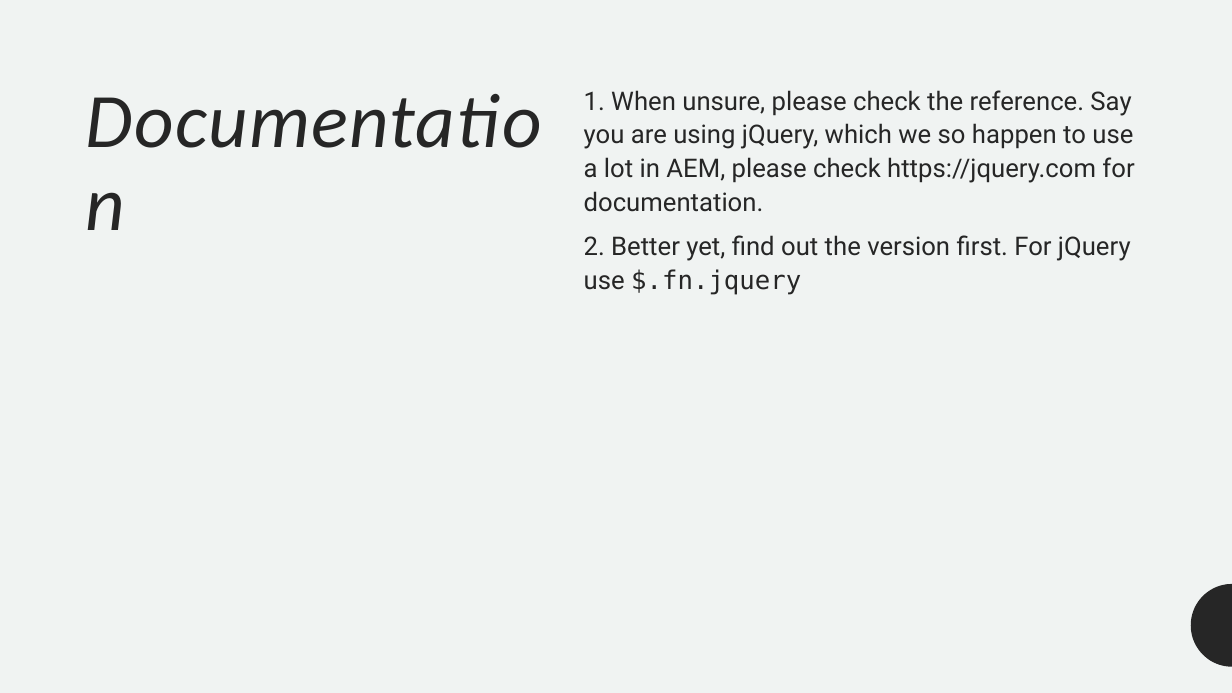
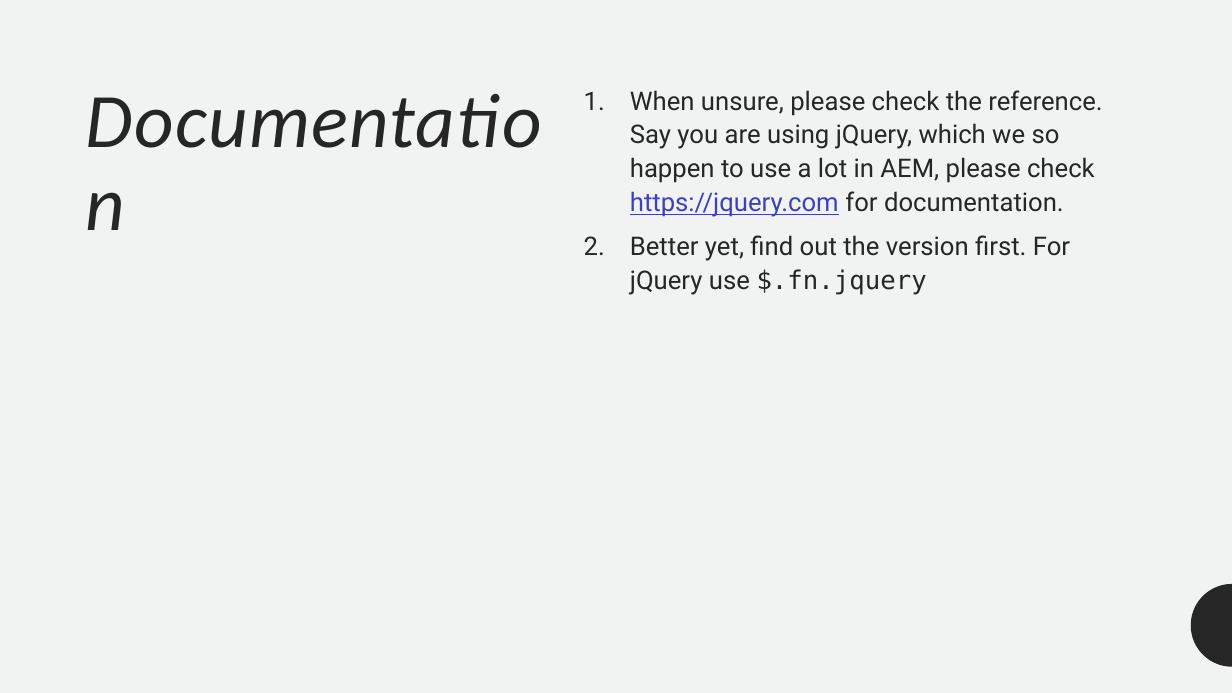
Before and after one commit to ofer987/presentations, a slide deck: slide 14 of code_review.pptx (slide 13 before the commit). Drawn at 1232x693 pixels with LibreOffice and Linux fonts; fonts in the diff are those of the drawing. Boxes give left, top, right and bottom in pixels: in the first picture for what was removed or moved away, otherwise in the second. Text is boxed around its words. In the diff, an @@ line names an element or a change of style, - is before the commit and + after.

```diff
--- a/code_review.pptx
+++ b/code_review.pptx
@@ text at (630, 90, 1102, 295): text changed @@
-1. When unsure, please check the reference. Say you are using jQuery, which we so happen to use a lot in AEM, please check https://jquery.com for documentation.
-2. Better yet, find out the version first. For jQuery use $.fn.jquery
+1. When unsure, please check the reference. Say you are using jQuery, which we so happen to use a lot in AEM, please check https://jquery.com for documentation.
+2. Better yet, find out the version first. For jQuery use $.fn.jquery
```
Also in this commit, not shown: 6 other slides changed, 2 slides added.
